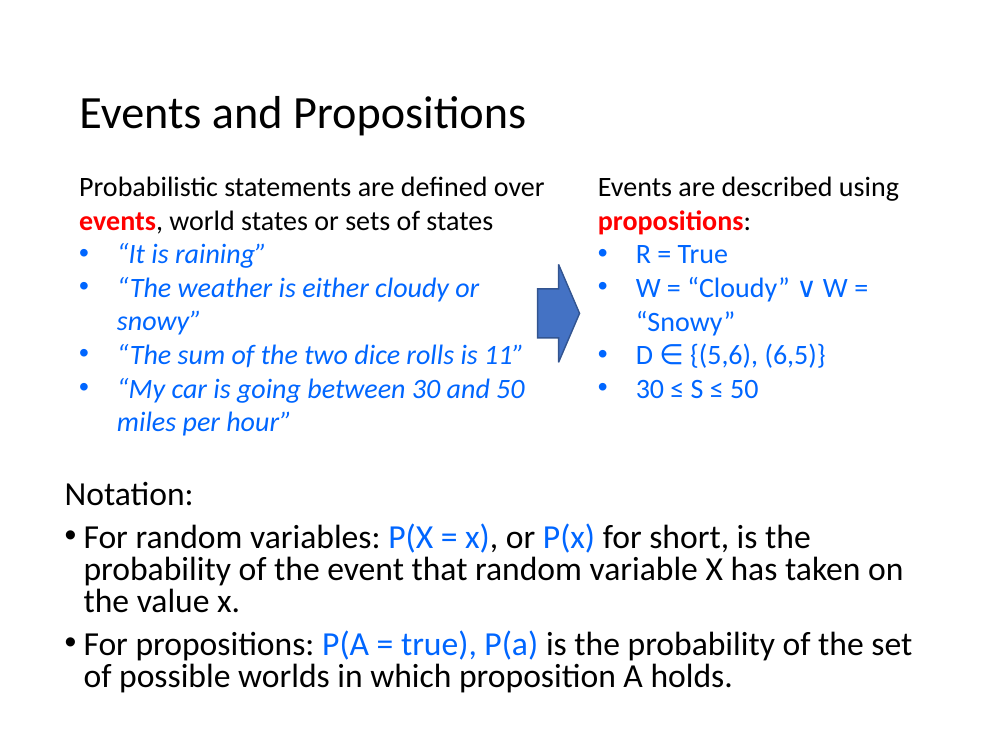
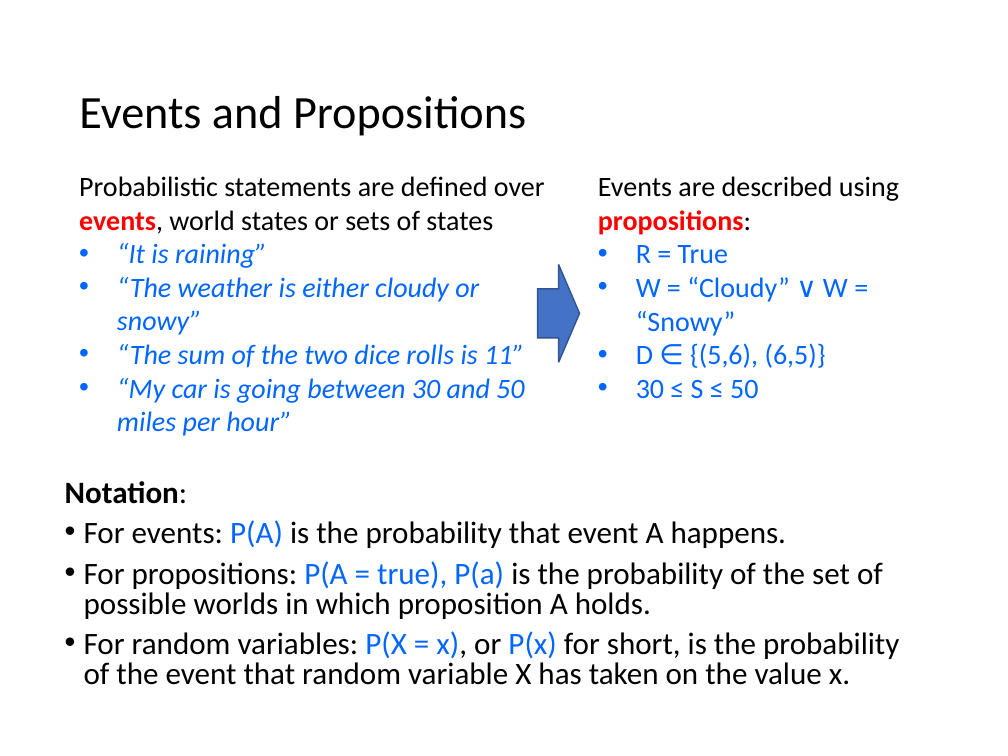
Before and after one commit to mhahsler/CS7320-AI, a slide deck: slide 10 of slides/12_uncertainty.pptx. Drawn at 1008x756 pixels with LibreOffice and Linux fonts; fonts in the diff are those of the drawing. Boxes give left, top, right and bottom in pixels: in the first picture for what was removed or moved away, otherwise in the second. Text is boxed around its words. In the diff, an @@ line names an element or a change of style, - is before the commit and + after.

Commit message:
improved notation.

```diff
--- a/slides/12_uncertainty.pptx
+++ b/slides/12_uncertainty.pptx
@@ text at box(65, 481, 899, 685): size 24 to 22.2 pt in "Notation:", "For random variables: P(X = x), or ..."; bold on in "Notation:" @@
@@ text at box(84, 520, 883, 619): paragraphs added @@
+• For events: P(A) is the probability that event A happens.
+• For propositions: P(A = true), P(a) is the probability of the set of possible worlds in which proposition A holds.
@@ text at box(84, 630, 912, 693): paragraph removed @@
-• For propositions: P(A = true), P(a) is the probability of the set of possible worlds in which proposition A holds.
```
Also in this commit, not shown: 11 other slides changed, 1 other file.
